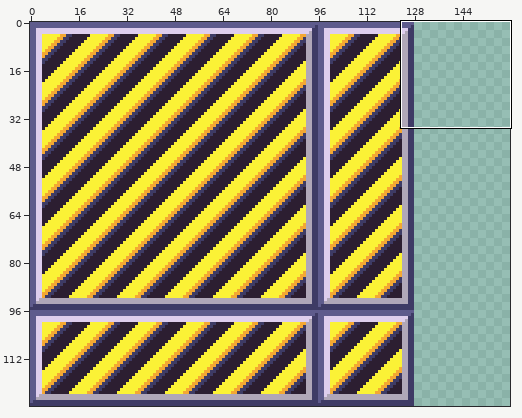
One commit to this pixel-art file: FloorWalls/HazardFloorTileset/HazardFloor.aseprite. Above, an overview of the earlier version with the close-up marked.
Close-up. Old version:
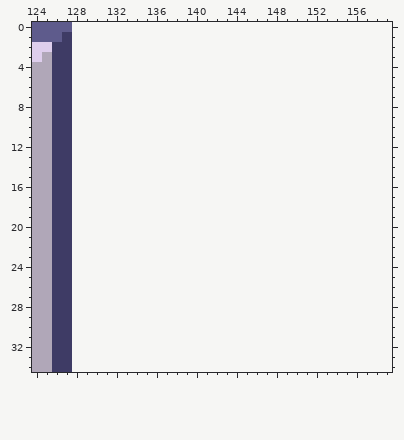
128x128 pixels, 1 frame. Shown: x 124..159, y 0..34. The old version is drawn lined up with the new one, on the new canvas. The commit also changed other parts of the picture, which this record leaves out.
After the commit:
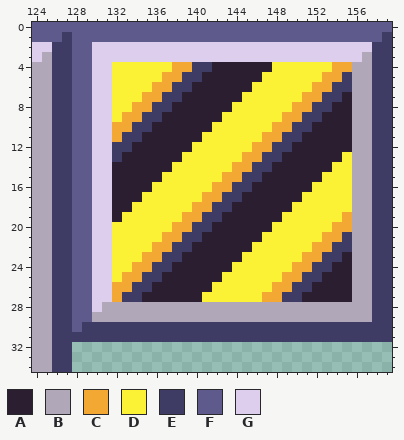
Palette (. is transparent): A #2c1e31  B #b0a7b8  C #f3a833  D #fbf236  E #3e3b65  F #5e5b8c  G #deceed
Edits made:
canvas 128x128 -> 160x128
Changed rows in their new state; - is an unchanged pixel.
first column x 128:
 0 FFFFFFFFFFFFFFFFFFFFFFFFFFFFFFFF
 1 FFFFFFFFFFFFFFFFFFFFFFFFFFFFFFFE
 2 FFGGGGGGGGGGGGGGGGGGGGGGGGGGGGEE
 3 FFGGGGGGGGGGGGGGGGGGGGGGGGGGGBEE
 4 FFGGDDDDDDCCEEAAAAAADDDDDDCCBBEE
 5 FFGGDDDDDCCEEAAAAAADDDDDDCCEBBEE
 6 FFGGDDDDCCEEAAAAAADDDDDDCCEEBBEE
 7 FFGGDDDCCEEAAAAAADDDDDDCCEEABBEE
 8 FFGGDDCCEEAAAAAADDDDDDCCEEAABBEE
 9 FFGGDCCEEAAAAAADDDDDDCCEEAAABBEE
10 FFGGCCEEAAAAAADDDDDDCCEEAAAABBEE
11 FFGGCEEAAAAAADDDDDDCCEEAAAAABBEE
12 FFGGEEAAAAAADDDDDDCCEEAAAAAABBEE
13 FFGGEAAAAAADDDDDDCCEEAAAAAADBBEE
14 FFGGAAAAAADDDDDDCCEEAAAAAADDBBEE
15 FFGGAAAAADDDDDDCCEEAAAAAADDDBBEE
16 FFGGAAAADDDDDDCCEEAAAAAADDDDBBEE
17 FFGGAAADDDDDDCCEEAAAAAADDDDDBBEE
18 FFGGAADDDDDDCCEEAAAAAADDDDDDBBEE
19 FFGGADDDDDDCCEEAAAAAADDDDDDCBBEE
20 FFGGDDDDDDCCEEAAAAAADDDDDDCCBBEE
21 FFGGDDDDDCCEEAAAAAADDDDDDCCEBBEE
22 FFGGDDDDCCEEAAAAAADDDDDDCCEEBBEE
23 FFGGDDDCCEEAAAAAADDDDDDCCEEABBEE
24 FFGGDDCCEEAAAAAADDDDDDCCEEAABBEE
25 FFGGDCCEEAAAAAADDDDDDCCEEAAABBEE
26 FFGGCCEEAAAAAADDDDDDCCEEAAAABBEE
27 FFGGCEEAAAAAADDDDDDCCEEAAAAABBEE
28 FFGBBBBBBBBBBBBBBBBBBBBBBBBBBBEE
29 FFBBBBBBBBBBBBBBBBBBBBBBBBBBBBEE
30 FEEEEEEEEEEEEEEEEEEEEEEEEEEEEEEE
31 EEEEEEEEEEEEEEEEEEEEEEEEEEEEEEEE
Where, in picture pixels (left, top, right, bottom), the same in both close-ups:
added: (72, 22, 392, 342)
